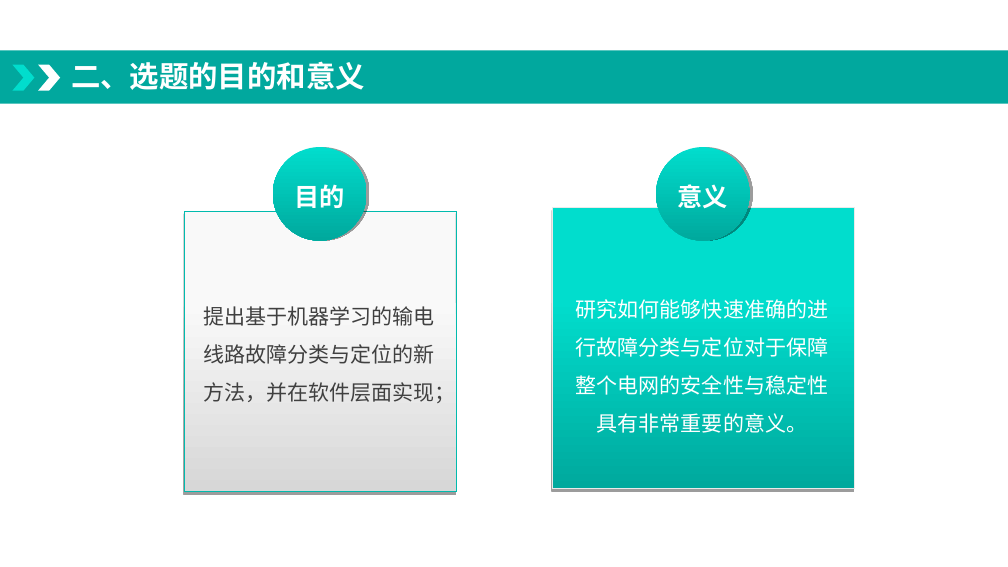
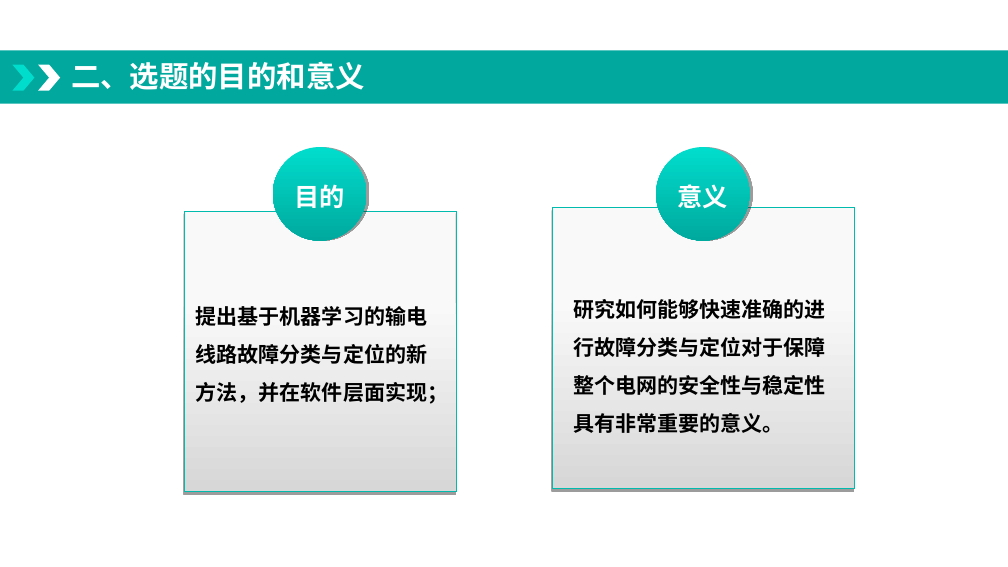
Before and after one commit to minda163/paper, a slide deck: slide 4 of 开题/我要学习-开题1.pptx. Drawn at 1008x567 pixels with LibreOffice and Linux fonts; fonts in the diff are those of the drawing; background and template pictures are left out. Boxes give left, top, right and bottom in pixels: in the first picture for what was removed or moved away, otherwise in the second. Text is boxed around its words. In the diff, an @@ line names an element or a change of style, - is before the commit and + after.

```diff
--- a/开题/我要学习-开题1.pptx
+++ b/开题/我要学习-开题1.pptx
@@ rectangle at [552, 207, 854, 488]: fill gradient #01DDCD to #00A99D to gradient #F9F9F9 to #D7D7D7; outline #EAEAEA 0.25 pt to #01BBAE 0.25 pt @@
@@ text "提出基于机器学习的输电线路故障分类与定位的新方法，并在软件层面实现；" at [196, 306, 448, 404]: text colour #404040 to #000000, bold on; alignment centre to left @@
@@ text "研究如何能够快速准确的进行故障分类与定位对于保障整个电网的安全性与稳定性具有非常重要的意义。" at [573, 299, 825, 433]: text colour #FFFFFF to #000000, bold on; alignment centre to left @@
```
Also in this commit, not shown: 6 other slides changed, 1 slide removed, 1 other file.
